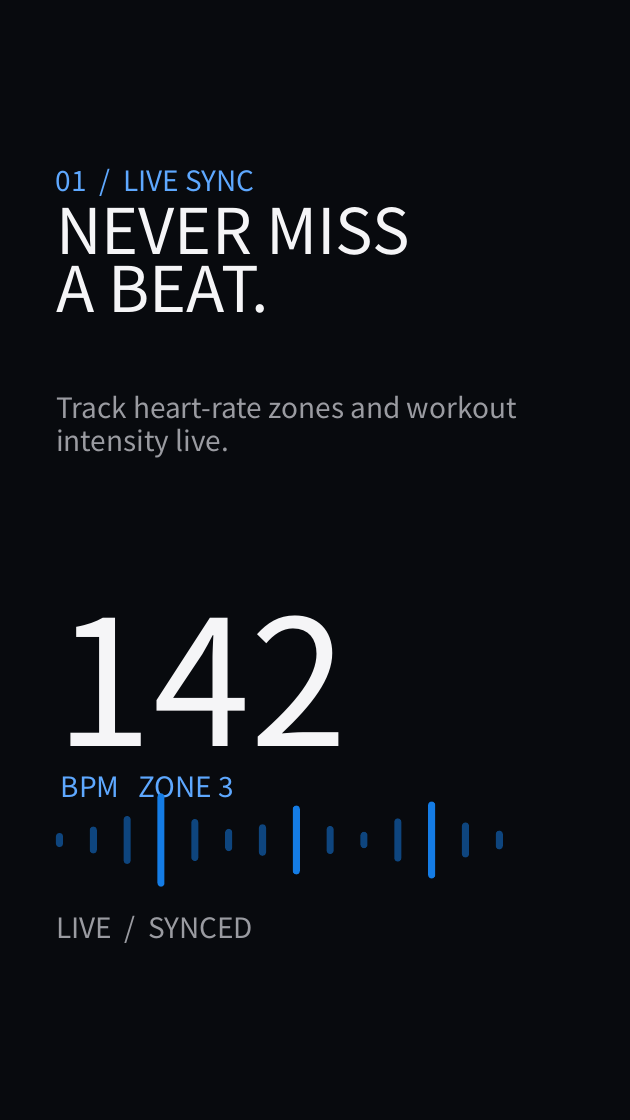
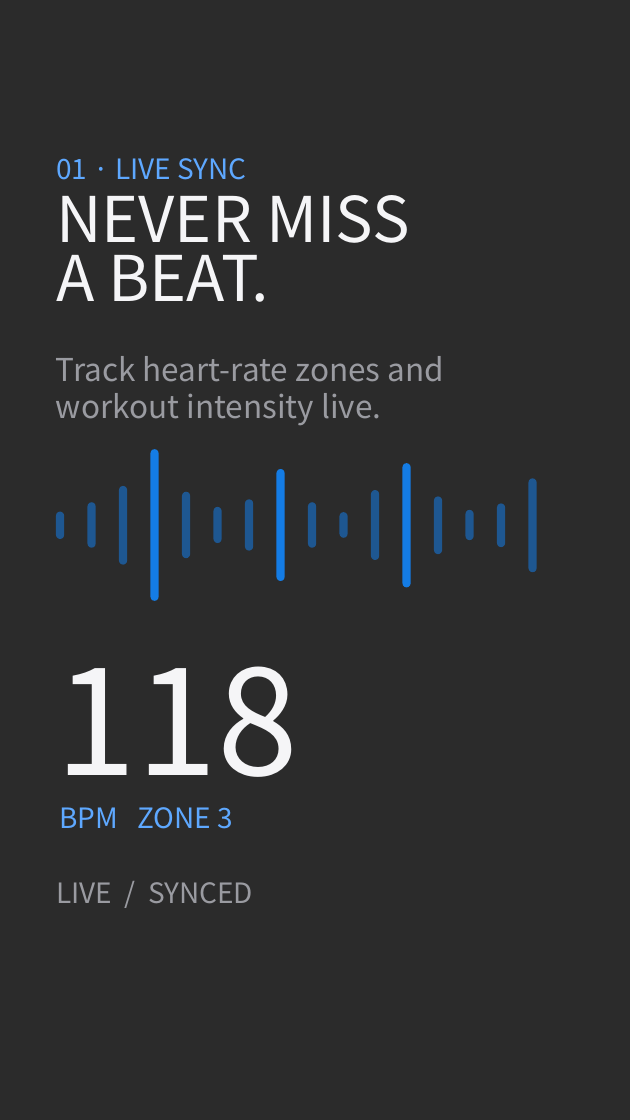
Before and after one commit to sjquant/quickthumb, a slide deck: slide 4 of examples/product_hype_reel.pptx. Drawn at 630x1120 pixels with LibreOffice and Linux fonts; fonts in the diff are those of the drawing; background and template pictures are left out; a plain dark background stands for a picture behind light text. Boxes give left, top, right and bottom in pixels: in the first picture for what was removed or moved away, otherwise in the second. Text is boxed around its words. In the diff, an @@ line names an element or a change of style, - is before the commit and + after.

```diff
--- a/examples/product_hype_reel.pptx
+++ b/examples/product_hype_reel.pptx
@@ background #FFFFFF to picture (left out) @@
@@ rectangle removed at bbox=[0, 0, 630, 1120] @@
@@ text "NEVER MISS": place and size @@
-text "NEVER MISS" at bbox=[56, 190, 410, 313]
+text "NEVER MISS" at bbox=[56, 179, 410, 302]
@@ text at bbox=[56, 158, 247, 180]: text changed @@
-01 / LIVE SYNC
+01 · LIVE SYNC
@@ text at bbox=[56, 356, 444, 425]: text changed; size 36 to 40.5 pt @@
-Track heart-rate zones and workout
-intensity live.
+Track heart-rate zones and
+workout intensity live.
@@ rounded rectangle at bbox=[151, 449, 159, 601]: fill #147CE5 at 52% opacity to #147CE5 @@
@@ rounded rectangle: place and size @@
-rounded rectangle at bbox=[90, 827, 96, 853]
+rounded rectangle at bbox=[151, 449, 159, 601]
@@ rounded rectangle: place and size @@
-rounded rectangle at bbox=[225, 829, 232, 851]
+rounded rectangle at bbox=[277, 469, 285, 581]
@@ rounded rectangle at bbox=[277, 469, 285, 581]: fill #147CE5 at 52% opacity to #147CE5 @@
@@ rounded rectangle added at bbox=[403, 463, 411, 587], fill #147CE5 @@
@@ rounded rectangle: place and size @@
-rounded rectangle at bbox=[496, 830, 502, 849]
+rounded rectangle at bbox=[529, 478, 537, 572]
@@ rounded rectangle added at bbox=[87, 502, 96, 548], fill #147CE5 at 55% opacity @@
@@ fill #147CE5 at 52% opacity to #147CE5 at 55% opacity in 8 elements at bbox=[245, 500, 254, 551], bbox=[497, 503, 506, 547], bbox=[434, 496, 442, 554], bbox=[182, 492, 190, 558], bbox=[308, 502, 316, 548], bbox=[371, 490, 379, 560], bbox=[529, 478, 537, 572], bbox=[119, 486, 127, 565] @@
@@ rounded rectangle: place and size @@
-rounded rectangle at bbox=[56, 833, 63, 847]
+rounded rectangle at bbox=[119, 486, 127, 565]
@@ rounded rectangle: place and size @@
-rounded rectangle at bbox=[124, 816, 130, 864]
+rounded rectangle at bbox=[182, 492, 190, 558]
@@ rounded rectangle: place and size @@
-rounded rectangle at bbox=[157, 794, 164, 887]
+rounded rectangle at bbox=[213, 507, 222, 543]
@@ rounded rectangle: place and size @@
-rounded rectangle at bbox=[192, 819, 198, 861]
+rounded rectangle at bbox=[245, 500, 254, 551]
@@ rounded rectangle: place and size @@
-rounded rectangle at bbox=[259, 824, 265, 856]
+rounded rectangle at bbox=[308, 502, 316, 548]
@@ rounded rectangle: place and size @@
-rounded rectangle at bbox=[326, 826, 333, 854]
+rounded rectangle at bbox=[371, 490, 379, 560]
@@ rounded rectangle: place and size @@
-rounded rectangle at bbox=[394, 818, 401, 861]
+rounded rectangle at bbox=[434, 496, 442, 554]
@@ rounded rectangle: place and size @@
-rounded rectangle at bbox=[462, 823, 469, 857]
+rounded rectangle at bbox=[497, 503, 506, 547]
@@ rounded rectangle added at bbox=[56, 512, 64, 539], fill #147CE5 at 55% opacity @@
@@ fill #147CE5 to #147CE5 at 55% opacity in 3 elements at bbox=[465, 510, 474, 540], bbox=[213, 507, 222, 543], bbox=[339, 512, 348, 538] @@
@@ rounded rectangle: place and size @@
-rounded rectangle at bbox=[293, 806, 300, 875]
+rounded rectangle at bbox=[339, 512, 348, 538]
@@ rounded rectangle: place and size @@
-rounded rectangle at bbox=[428, 801, 435, 879]
+rounded rectangle at bbox=[465, 510, 474, 540]
@@ text removed at bbox=[56, 615, 347, 789] @@
-142
@@ text added at bbox=[56, 666, 299, 811], 187.5 pt, text #F5F5F7 @@
+118
@@ text "BPM ZONE 3" rewrapped from bbox=[61, 776, 234, 805] to bbox=[60, 807, 233, 829] @@
@@ rounded rectangle removed at bbox=[361, 832, 367, 848] @@
@@ text "LIVE / SYNCED": place and size @@
-text "LIVE / SYNCED" at bbox=[56, 917, 253, 939]
+text "LIVE / SYNCED" at bbox=[56, 882, 253, 903]
```
Also in this commit, not shown: 7 other slides changed, 7 other files.
